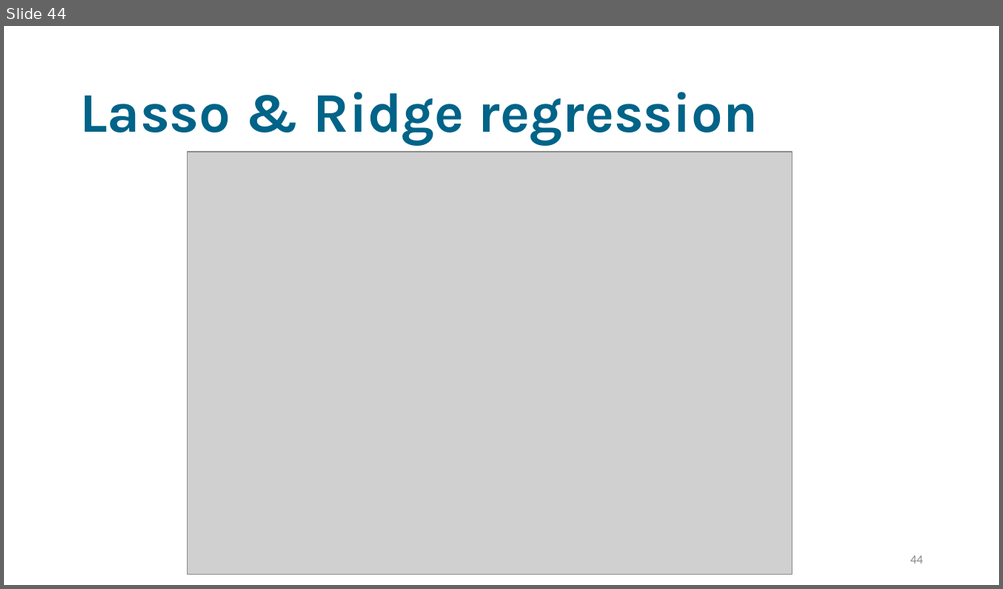
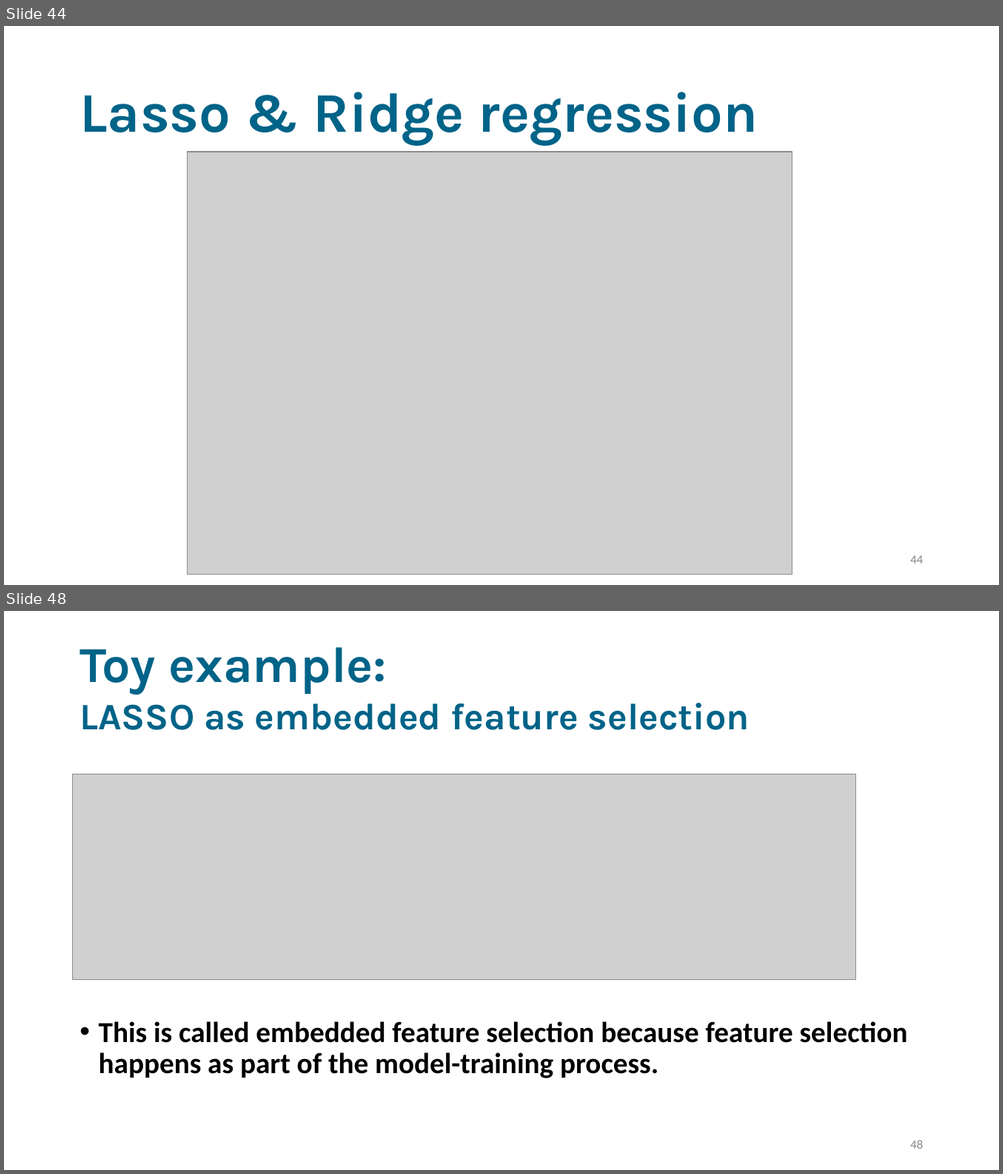
Before and after one commit to bagheria/applied_tm, a slide deck: tuesday/Lectures/lecture 3/Lecture_3.pptx. Shown one above the other, each under a label of ours: slide 44 before the commit, slides 44 and 48 after it; the slides between them are not shown. The pictures are 1003x589 and 1003x1174 pixels, drawn with LibreOffice and Linux fonts; fonts in the diff are those of the drawing; grey boxes stand for pictures. Boxes give left, top, right and bottom in pixels: in the first picture for what was removed or moved away, otherwise in the second. Text is boxed around its words. In the diff, an @@ line names an element or a change of style, - is before the commit and + after.

```diff
--- a/tuesday/Lectures/lecture 3/Lecture_3.pptx
+++ b/tuesday/Lectures/lecture 3/Lecture_3.pptx
@@ slide 48 added at <box>4,611,999,1170</box>, background #FFFFFF @@
@@ title added at <box>79,647,749,730</box>, 36 pt, text #006388, bold @@
+Toy example:
+LASSO as embedded feature selection
@@ picture added at <box>73,775,856,980</box> @@
@@ text added at <box>99,1022,908,1079</box>, 28 pt, text #000000, bold @@
+• This is called embedded feature selection because feature selection happens as part of the model-training process.
@@ page number added at <box>910,1140,922,1149</box>, 12 pt, text #898989 @@
+48
```
Also in this commit, not shown: 5 slides changed, 3 other slides added.
